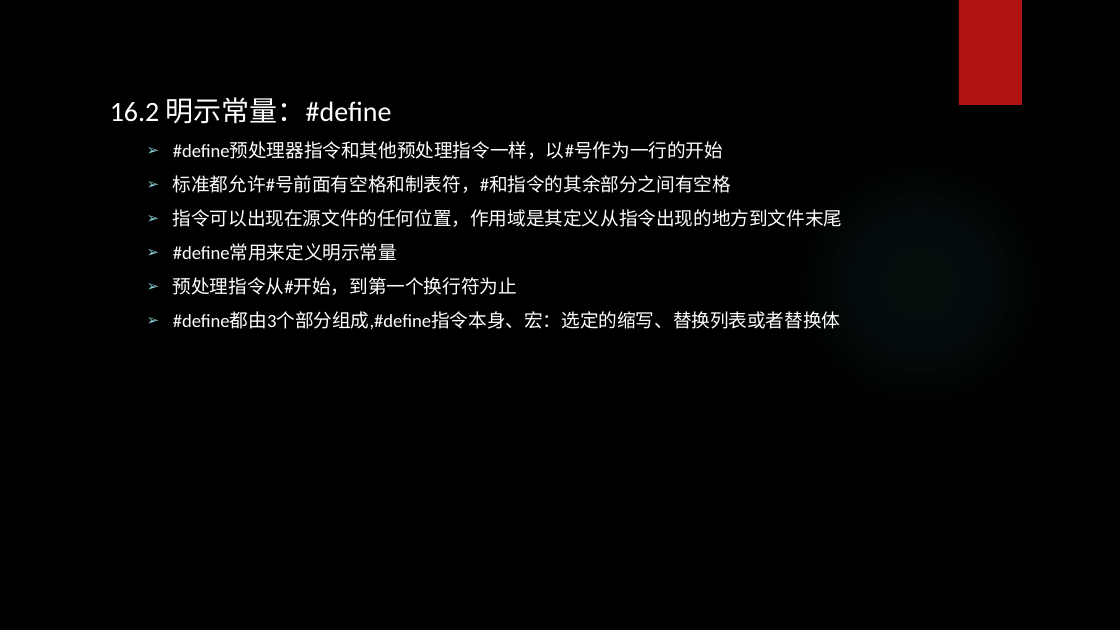
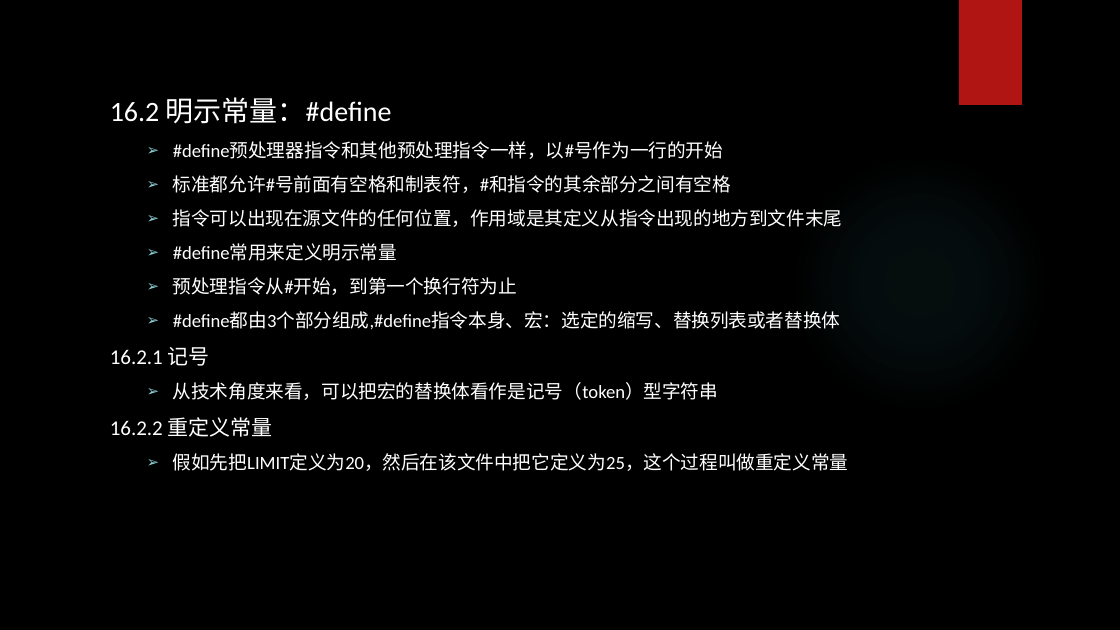
Before and after one commit to tsyin/c_ppt-code, a slide deck: slide 3 of PPT/16 C预处理器和C库.pptx. Drawn at 1120x630 pixels with LibreOffice and Linux fonts; fonts in the diff are those of the drawing; background and template pictures are left out. Boxes give left, top, right and bottom in pixels: in the first picture for what was removed or moved away, otherwise in the second. Text is boxed around its words. In the diff, an @@ line names an element or a change of style, - is before the commit and + after.

Commit message:
ss

```diff
--- a/PPT/16 C预处理器和C库.pptx
+++ b/PPT/16 C预处理器和C库.pptx
@@ text at [110, 347, 849, 471]: paragraphs added @@
+16.2.1 记号
+  ➢ 从技术角度来看，可以把宏的替换体看作是记号（token）型字符串
+16.2.2 重定义常量
+  ➢ 假如先把LIMIT定义为20，然后在该文件中把它定义为25，这个过程叫做重定义常量
```
Also in this commit, not shown: 5 slides added.
